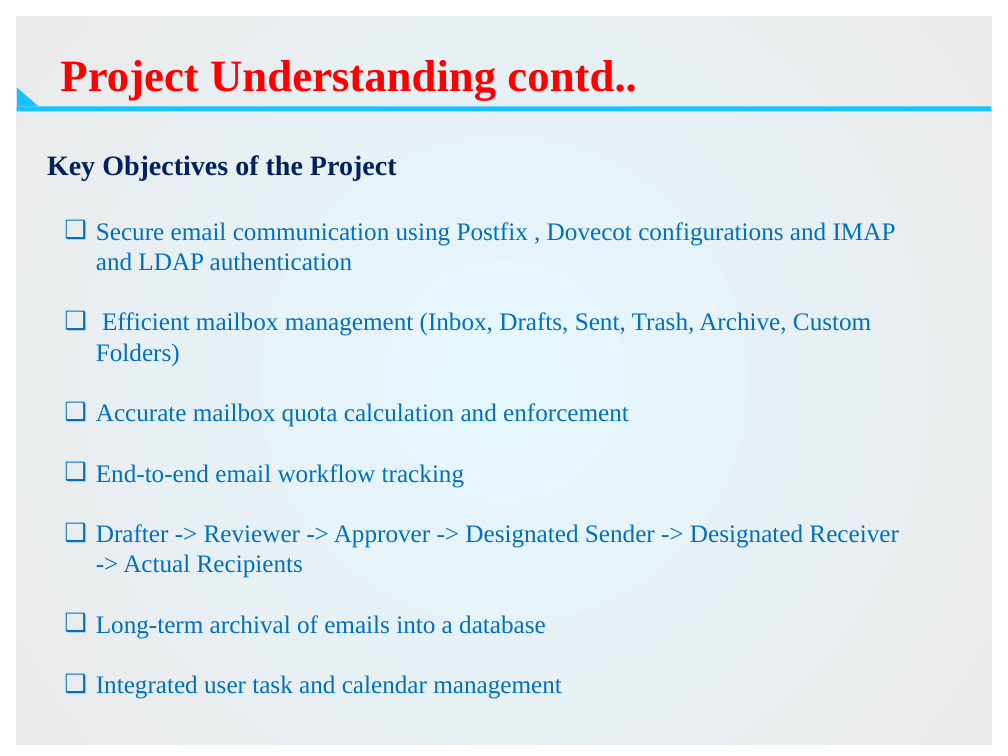
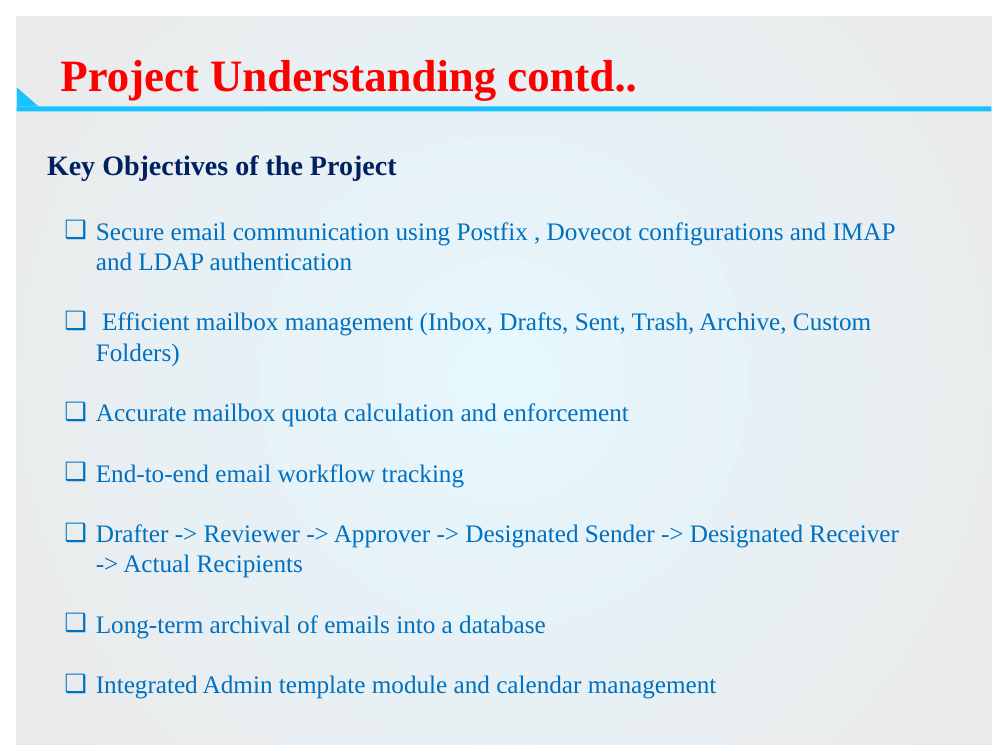
Before and after one commit to ushalaji0505/ERP-API-DOC, a slide deck: slide 4 of mms-bel.pptx (slide 3 before the commit). Drawn at 1008x756 pixels with LibreOffice and Linux fonts; fonts in the diff are those of the drawing; background and template pictures are left out. Boxes give left, top, right and bottom in pixels: in the first picture for what was removed or moved away, otherwise in the second. Text is boxed around its words. In the diff, an @@ line names an element or a change of style, - is before the commit and + after.

```diff
--- a/mms-bel.pptx
+++ b/mms-bel.pptx
@@ text at box(96, 675, 717, 699): text changed @@
-❑ Integrated user task and calendar management
+❑ Integrated Admin template module and calendar management
```
Also in this commit, not shown: 2 other slides changed, 4 slides added.
